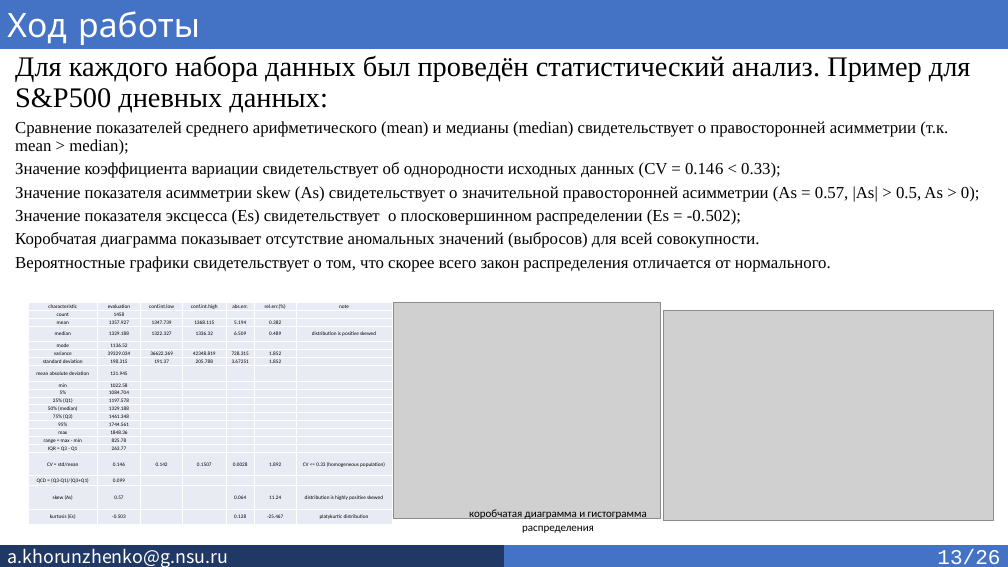
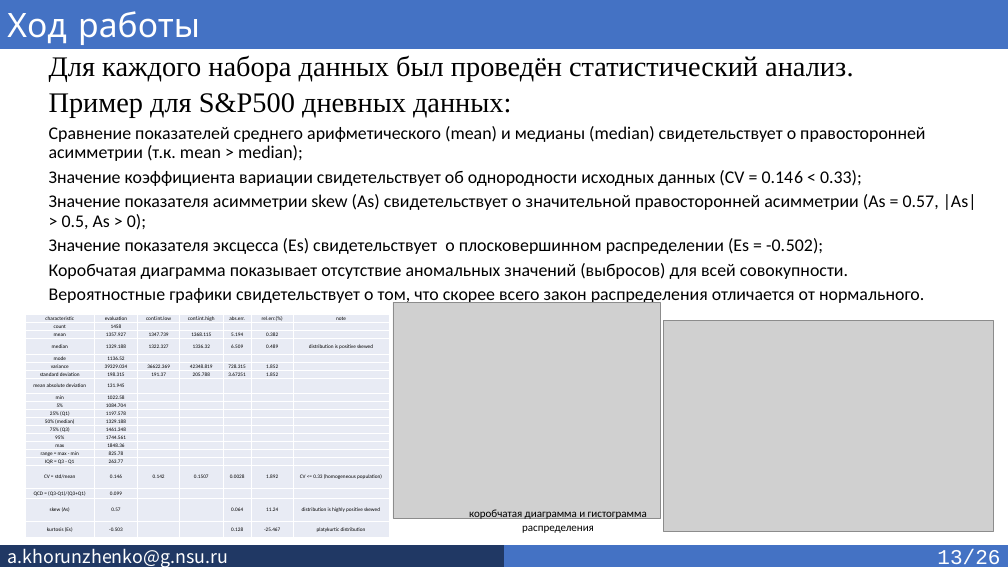
Before and after one commit to SkivHisink/MasterWork, a slide deck: slide 13 of Text/Хорунженко_презентация_4_сем.pptx. Drawn at 1008x567 pixels with LibreOffice and Linux fonts; fonts in the diff are those of the drawing; grey boxes stand for pictures. Boxes give left, top, right and bottom in pixels: in the first picture for what was removed or moved away, otherwise in the second. Text is boxed around its words. In the diff, an @@ line names an element or a change of style, - is before the commit and + after.

```diff
--- a/Text/Хорунженко_презентация_4_сем.pptx
+++ b/Text/Хорунженко_презентация_4_сем.pptx
@@ text "Для каждого набора данных был ...": place and size @@
-text "Для каждого набора данных был ..." at bbox=[15, 55, 980, 272]
+text "Для каждого набора данных был ..." at bbox=[49, 55, 977, 306]
@@ text at bbox=[49, 55, 853, 117]: text changed @@
-Для каждого набора данных был проведён статистический анализ. Пример для S&P500 дневных данных:
+Для каждого набора данных был проведён статистический анализ.
+Пример для S&P500 дневных данных:
@@ text at bbox=[49, 126, 977, 306]: size 16 to 17 pt, font Times New Roman to Calibri in "Сравнение показателей среднего арифметического (mean) и меди ...", "Значение коэффициента вариации свидетельствует об однороднос ...", "Значение показателя асимметрии skew (As) свидетельствует о ...", "Значение показателя эксцесса (Es) свидетельствует о плоскове ..." and 2 more places @@
@@ table: place and size @@
-table at bbox=[29, 302, 392, 526]
+table at bbox=[26, 315, 389, 538]
@@ picture: place and size @@
-picture at bbox=[663, 310, 994, 521]
+picture at bbox=[663, 321, 994, 532]
```
Also in this commit, not shown: 13 other slides changed.
